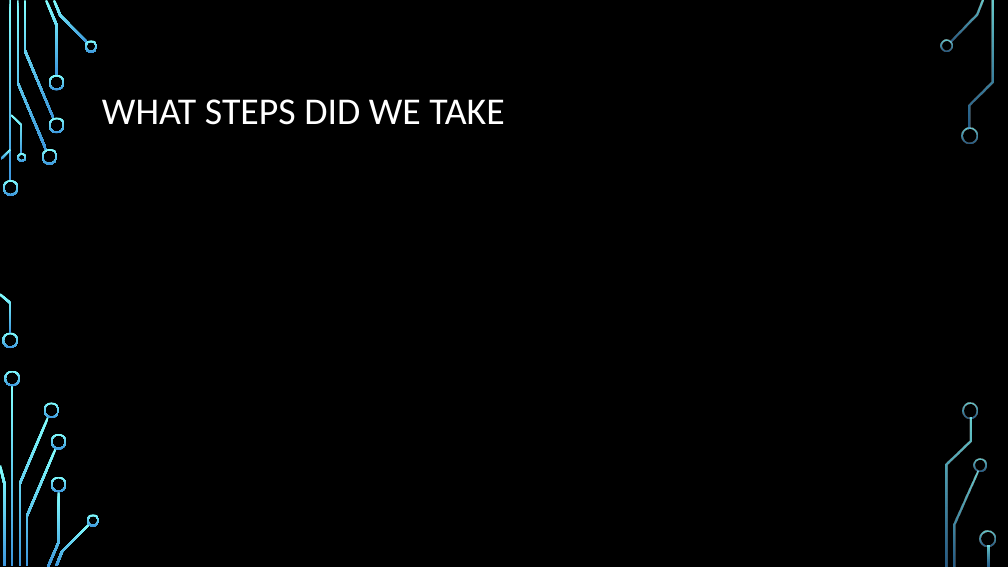
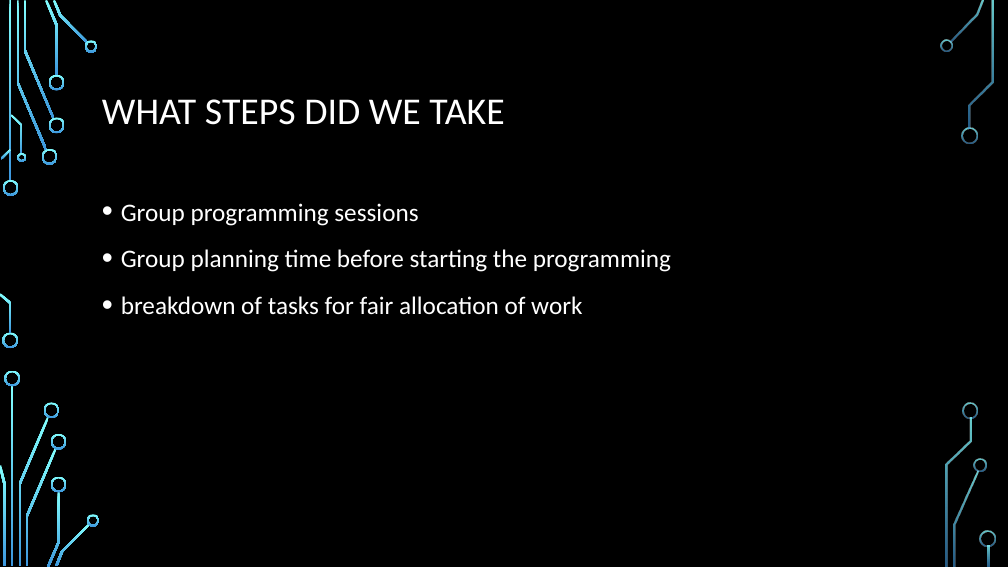
Before and after one commit to mattking976/Final-Year-Work, a slide deck: slide 5 of Embedded/Embedded Network Design.pptx. Drawn at 1008x567 pixels with LibreOffice and Linux fonts; fonts in the diff are those of the drawing; background and template pictures are left out. Boxes give left, top, right and bottom in pixels: in the first picture for what was removed or moved away, otherwise in the second. Text is boxed around its words. In the diff, an @@ line names an element or a change of style, - is before the commit and + after.

```diff
--- a/Embedded/Embedded Network Design.pptx
+++ b/Embedded/Embedded Network Design.pptx
@@ text added at [121,203,671,315], 24 pt, text #FFFFFF @@
+• Group programming sessions
+• Group planning time before starting the programming
+• breakdown of tasks for fair allocation of work
```
Also in this commit, not shown: 1 other slide changed, 2 slides added, 2 slides removed, 1 other file.
